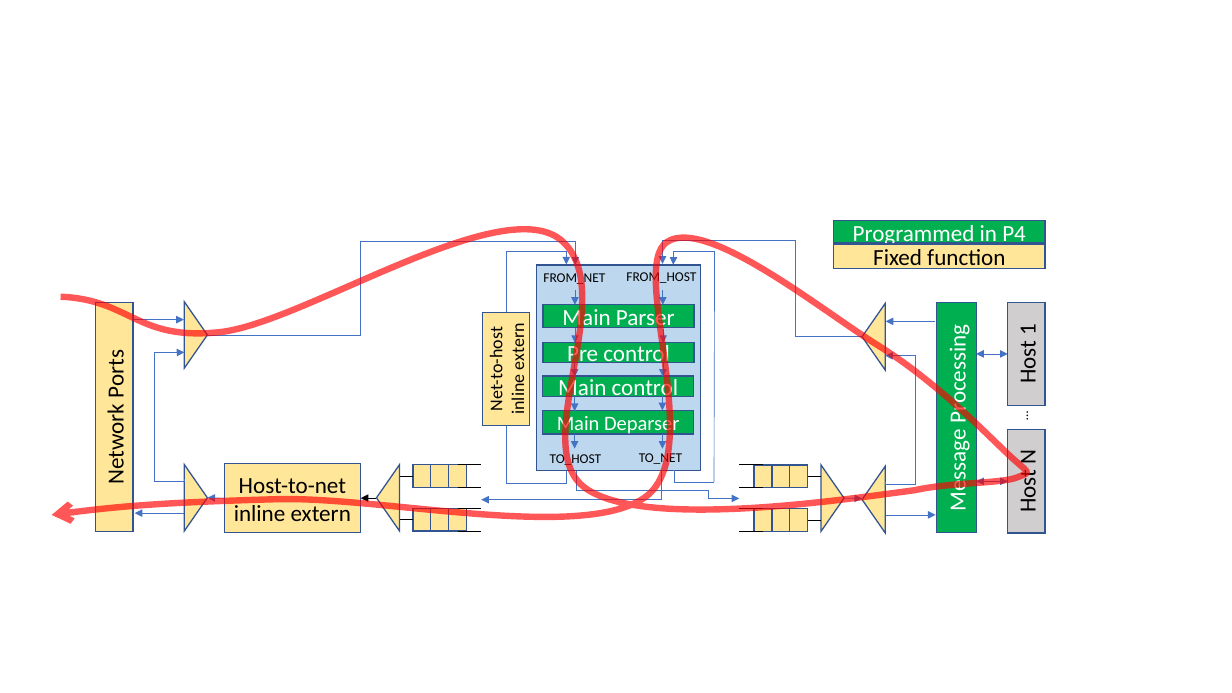
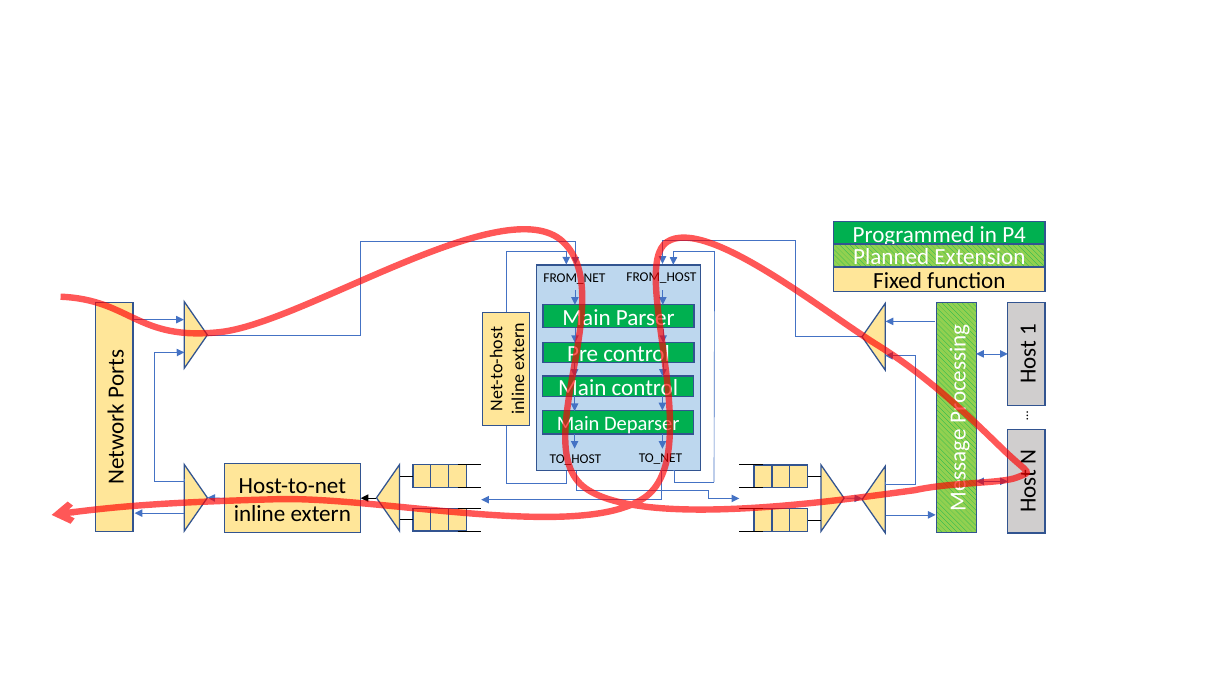
Before and after one commit to p4lang/pna, a slide deck: slide 1 of figs/path-port-to-port-host-loopback.pptx. Drawn at 1232x693 pixels with LibreOffice and Linux fonts; fonts in the diff are those of the drawing. Boxes give left, top, right and bottom in pixels: in the first picture for what was removed or moved away, otherwise in the second. Text is boxed around its words. In the diff, an @@ line names an element or a change of style, - is before the commit and + after.

Commit message:
Modify architecture diagrams
Shade "Message Procession" as "Planned Extension" rather than "P4 Programmable"

```diff
--- a/figs/path-port-to-port-host-loopback.pptx
+++ b/figs/path-port-to-port-host-loopback.pptx
@@ rectangle "Fixed function" moved from (x1=834, y1=244, x2=1044, y2=268) to (x1=834, y1=267, x2=1044, y2=291) @@
@@ rectangle added at (x1=834, y1=244, x2=1044, y2=267), fill pattern #00B050 on #92D050, outline #325491 1 pt, 18 pt, text #FFFFFF @@
+Planned Extension
@@ rectangle "Message Processing" at (x1=937, y1=303, x2=977, y2=533): fill #00B050 to pattern #00B050 on #92D050 @@
```
Also in this commit, not shown: 23 other files.
